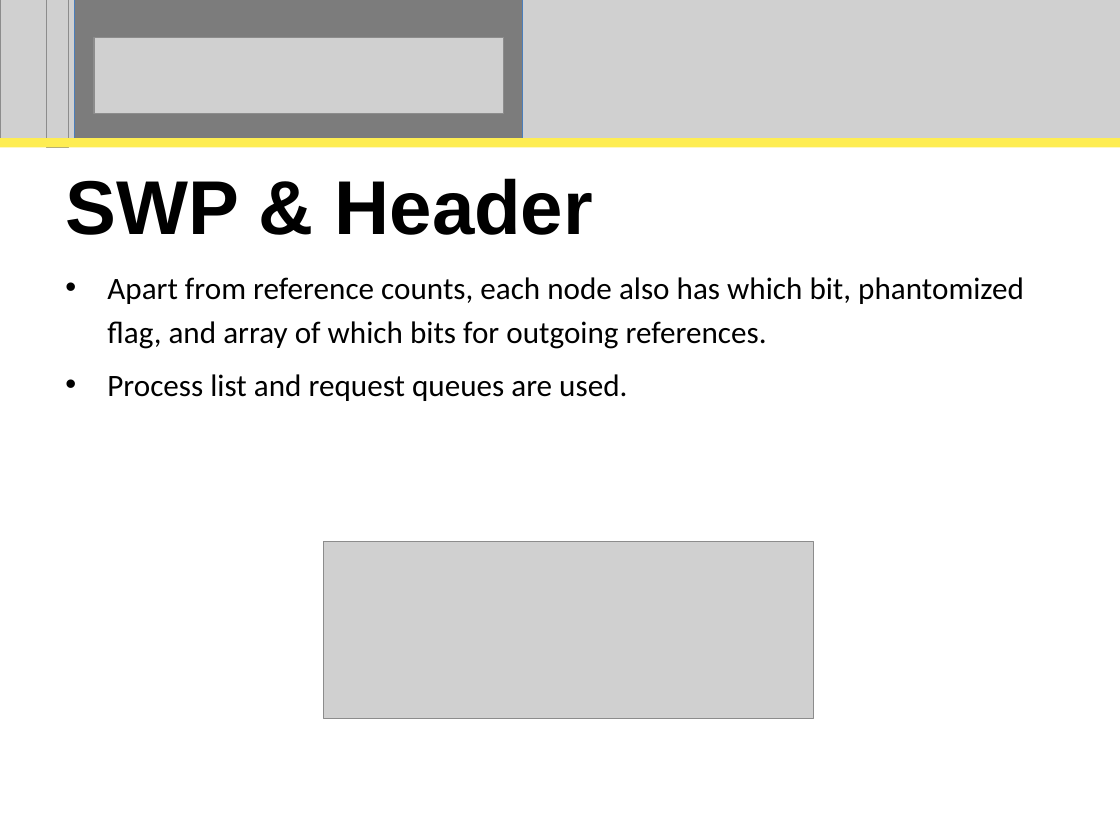
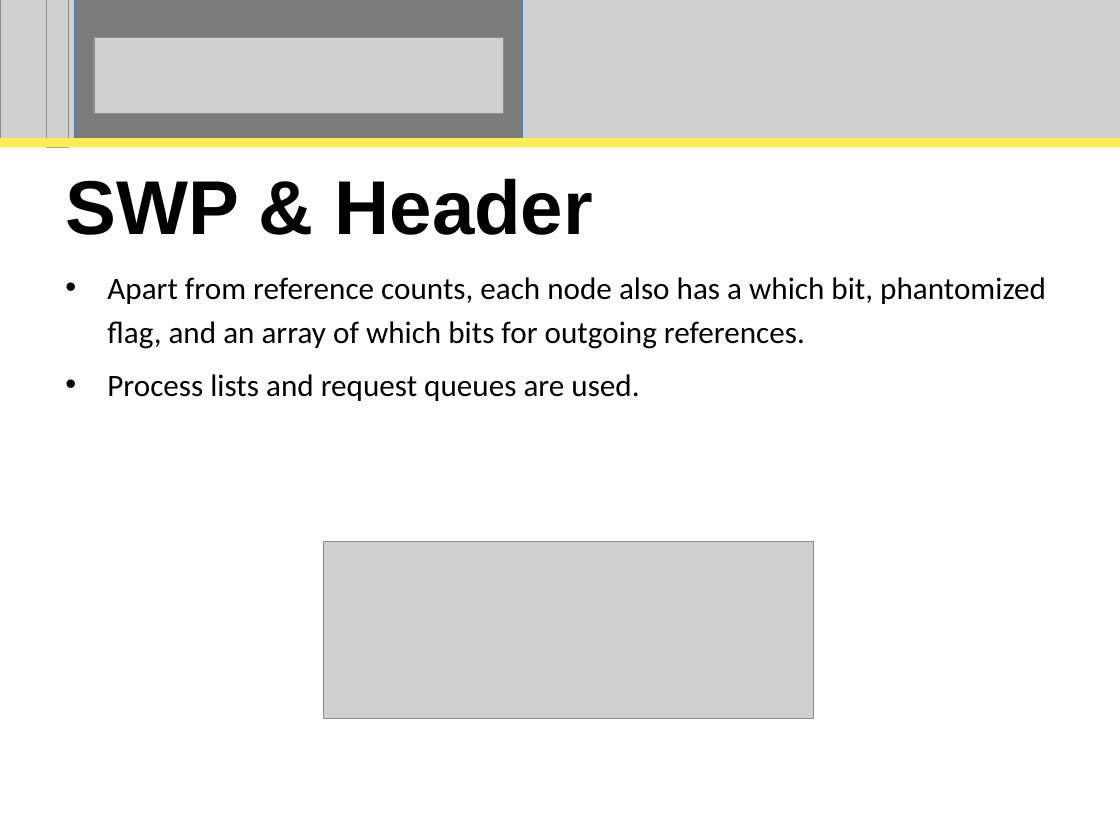
Before and after one commit to perpetualcoder/thesis, a slide deck: slide 35 of thesisppt/defense.ppt. Drawn at 1120x840 pixels with LibreOffice and Linux fonts; fonts in the diff are those of the drawing; grey boxes stand for pictures. Boxes give left, top, right and bottom in pixels: in the first picture for what was removed or moved away, otherwise in the second. Text is boxed around its words. In the diff, an @@ line names an element or a change of style, - is before the commit and + after.

```diff
--- a/thesisppt/defense.ppt
+++ b/thesisppt/defense.ppt
@@ subtitle at (x1=107, y1=277, x2=1046, y2=401): text changed @@
-• Apart from reference counts, each node also has which bit, phantomized flag, and array of which bits for outgoing references.
-• Process list and request queues are used.
+• Apart from reference counts, each node also has a which bit, phantomized flag, and an array of which bits for outgoing references.
+• Process lists and request queues are used.
```
Also in this commit, not shown: 26 other slides changed, 1 other file.
